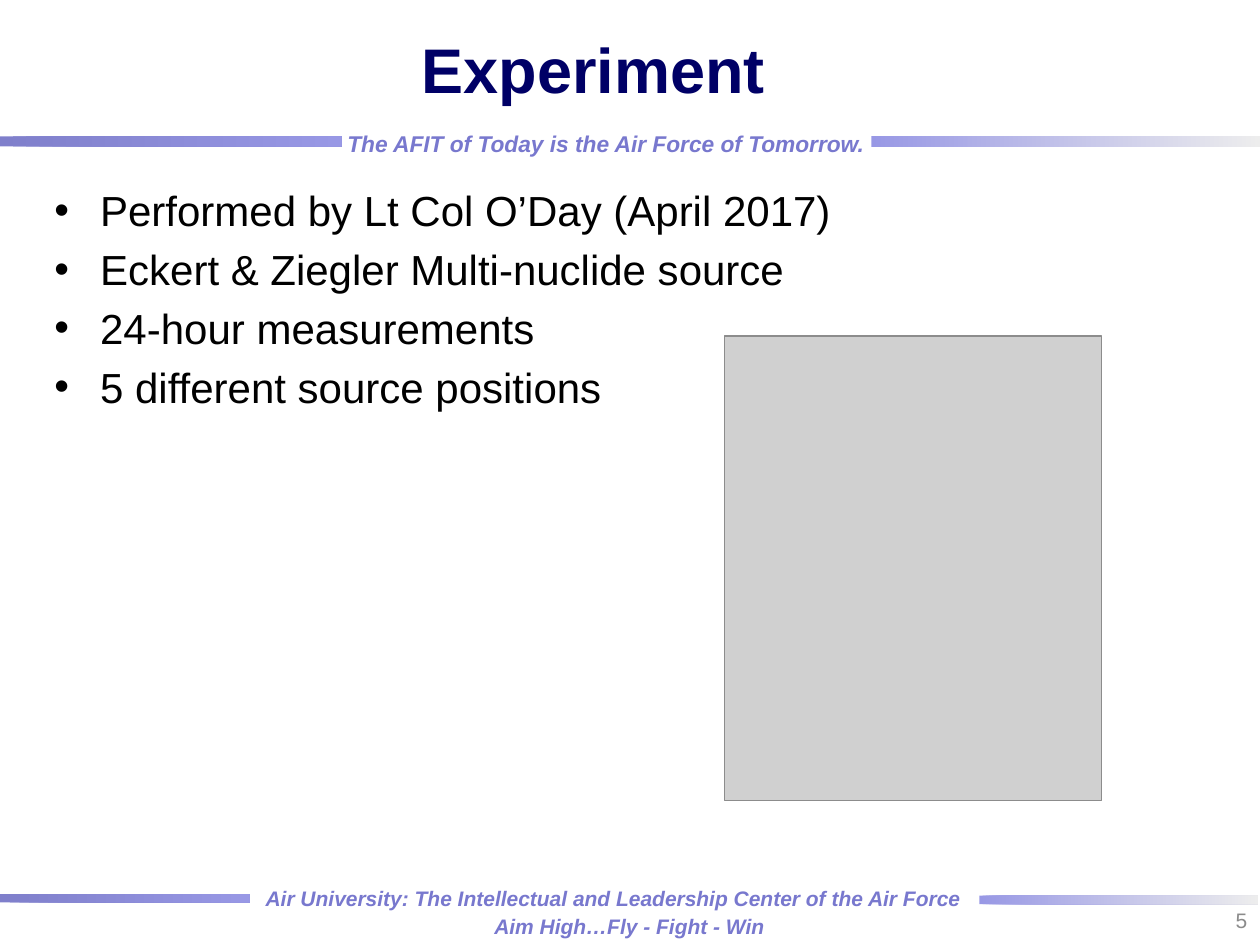
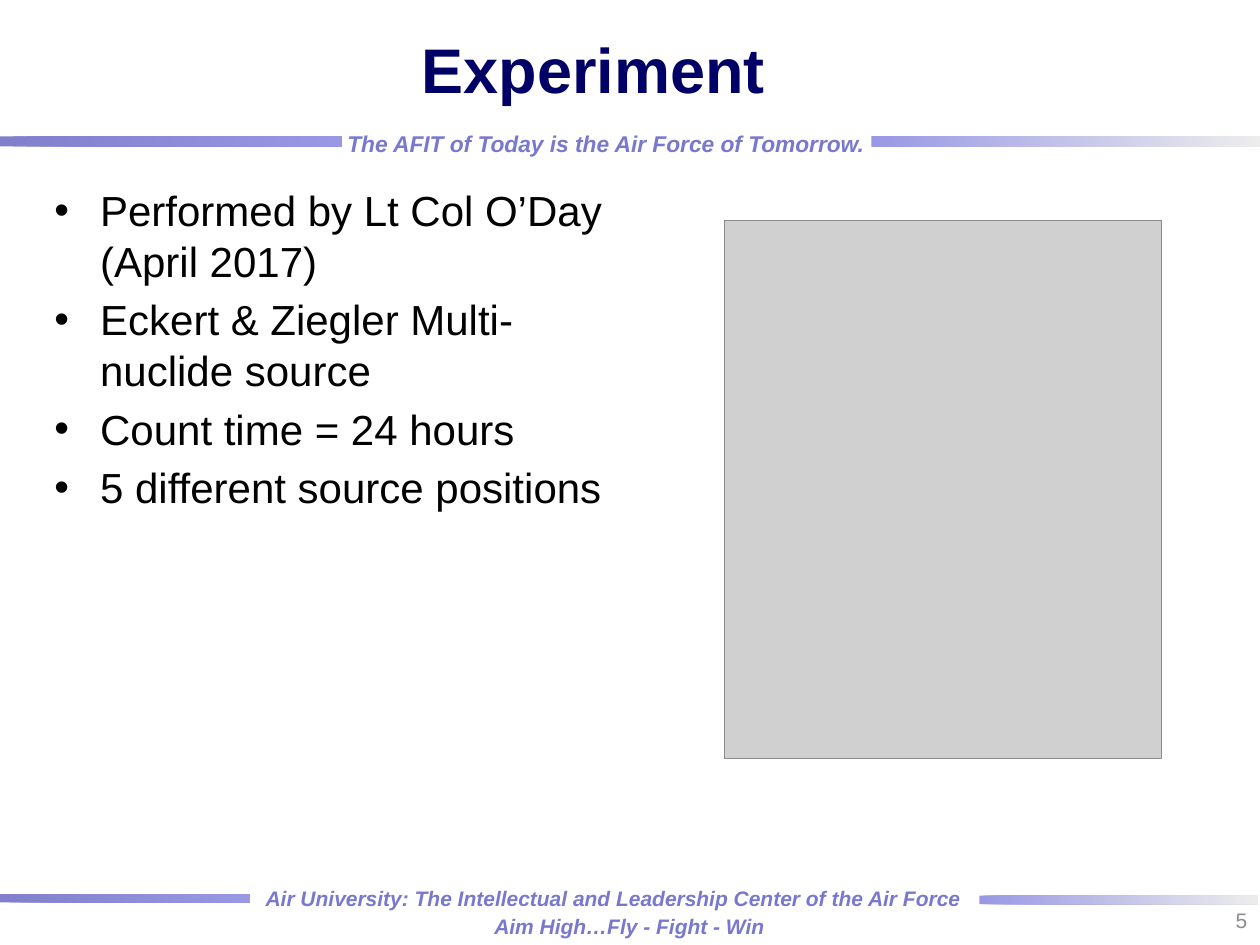
Before and after one commit to rtorzilli/GeDetector-Project, a slide deck: slide 5 of Report/HPGe_Automation Optimization_MCNP_Model.pptx. Drawn at 1260x945 pixels with LibreOffice and Linux fonts; fonts in the diff are those of the drawing; grey boxes stand for pictures; background and template pictures are left out. Boxes give left, top, right and bottom in pixels: in the first picture for what was removed or moved away, otherwise in the second. Text is boxed around its words. In the diff, an @@ line names an element or a change of style, - is before the commit and + after.

```diff
--- a/Report/HPGe_Automation Optimization_MCNP_Model.pptx
+++ b/Report/HPGe_Automation Optimization_MCNP_Model.pptx
@@ picture: place and size @@
-picture at [724,336,1101,801]
+picture at [724,220,1162,759]
@@ text at [100,414,514,446]: text changed @@
-• 24-hour measurements
+• Count time = 24 hours
```
Also in this commit, not shown: 2 other slides changed, 2 other files.
